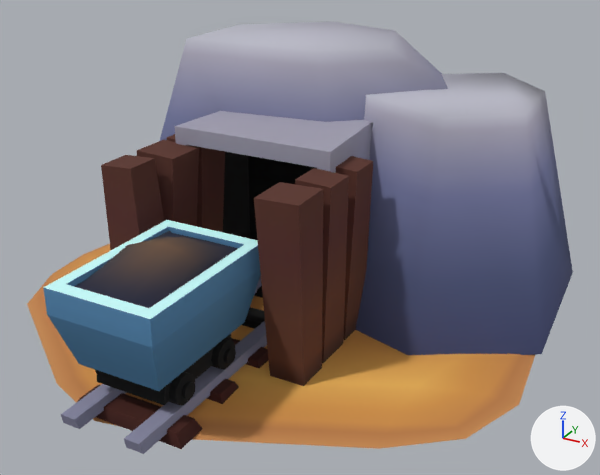
The FBX model Assets/AndreyProduction/Meta/block_iron_mine_1_1.fbx as it was, and as the next commit left it.
Rendered twice from a 50 mm camera at (1.35, -2.38, 2.43) aimed at (0.08, -0.08, 1.28). Every picture has the same lights, and +X, +Y and +Z are marked at lower right. The first picture is the older version.

In view in the first picture: 'block_iron_mine_1_1'.
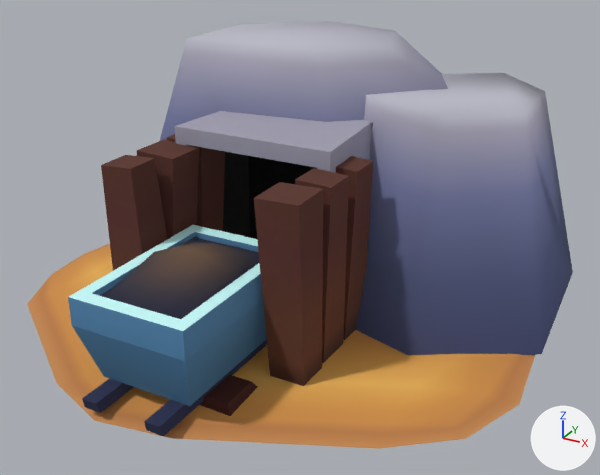
Commit message: - less deetailed iron mine

The edits, one by one:
me_cube_105 is used by ob_block_iron_mine_1_1; location (0.0, 0.0, 0.0).
me_cube_105 had 370 vertices, 266 faces and spanned x -0.91..0.93, y -1.04..0.97, z 1.01..1.89.
me_cube_105 now has 226 vertices, 147 faces and spans x -0.91..0.93, y -0.96..0.97, z 1.01..1.89.
me_cube_105 part 1: the loose piece of 60 vertices spanning x -0.16..0.16, y -0.68..-0.59, z 1.09..1.18 is deleted.
me_cube_105 part 2: the loose piece of 60 vertices spanning x -0.16..0.16, y -0.89..-0.79, z 1.09..1.18 is deleted.
me_cube_105 part 3: the loose piece of 8 vertices spanning x -0.12..0.12, y -0.91..-0.57, z 1.11..1.25 is deleted.
me_cube_105 part 4: the loose piece of 8 vertices spanning x -0.19..0.19, y -0.94..-0.84, z 1.02..1.05 is deleted.
Part 5, on me_cube_105:
36 vertices are removed from x -0.18..0.18, y -1.0..-0.47, z 1.19..1.47.
37 faces are deleted.
8 vertices in x -0.14..0.14, y -1.04..-1.03, z 1.04..1.08 move by (0.0, 0.08, 0.0).
41 vertices move from x -0.19..0.19, y -0.95..-0.43, z 1.02..1.51 to x -0.24..0.24, y -0.9..-0.31, z 1.02..1.43.
28 vertices are added at x -0.2..0.19, y -0.9..-0.31, z 1.19..1.4.
32 new faces join them.
me_cube_105 part 6: 19 kept faces spanning x -0.2..0.19, y -0.96..0.7, z 1.04..1.43 get new texture (UV) coordinates.

Where the change shows, as pixel boxes [x1, y1, x2, y2] in the pictures (600 x 475 px; the box of a moved part takes in the faces that stretch with it):
'block_iron_mine_1_1', reshaped: before [27, 21, 573, 454]; after [27, 21, 573, 449]
part 1 of me_cube_105, deleted: before [211, 338, 236, 370]
part 2 of me_cube_105, deleted: before [95, 370, 195, 405]
part 3 of me_cube_105, deleted: before [97, 334, 232, 405]
part 4 of me_cube_105, deleted (brown): before [78, 385, 203, 449]
part 5 of me_cube_105, moved or reshaped: before [43, 220, 269, 395]; after [68, 225, 263, 416]
part 6 of me_cube_105, surface changed: before [61, 244, 267, 454]; after [72, 243, 267, 436]
